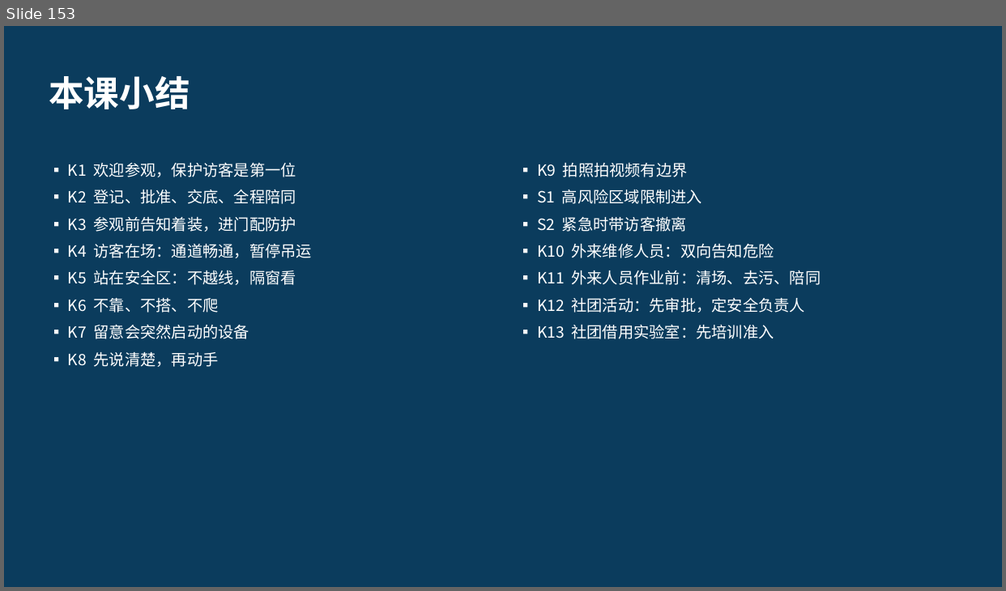
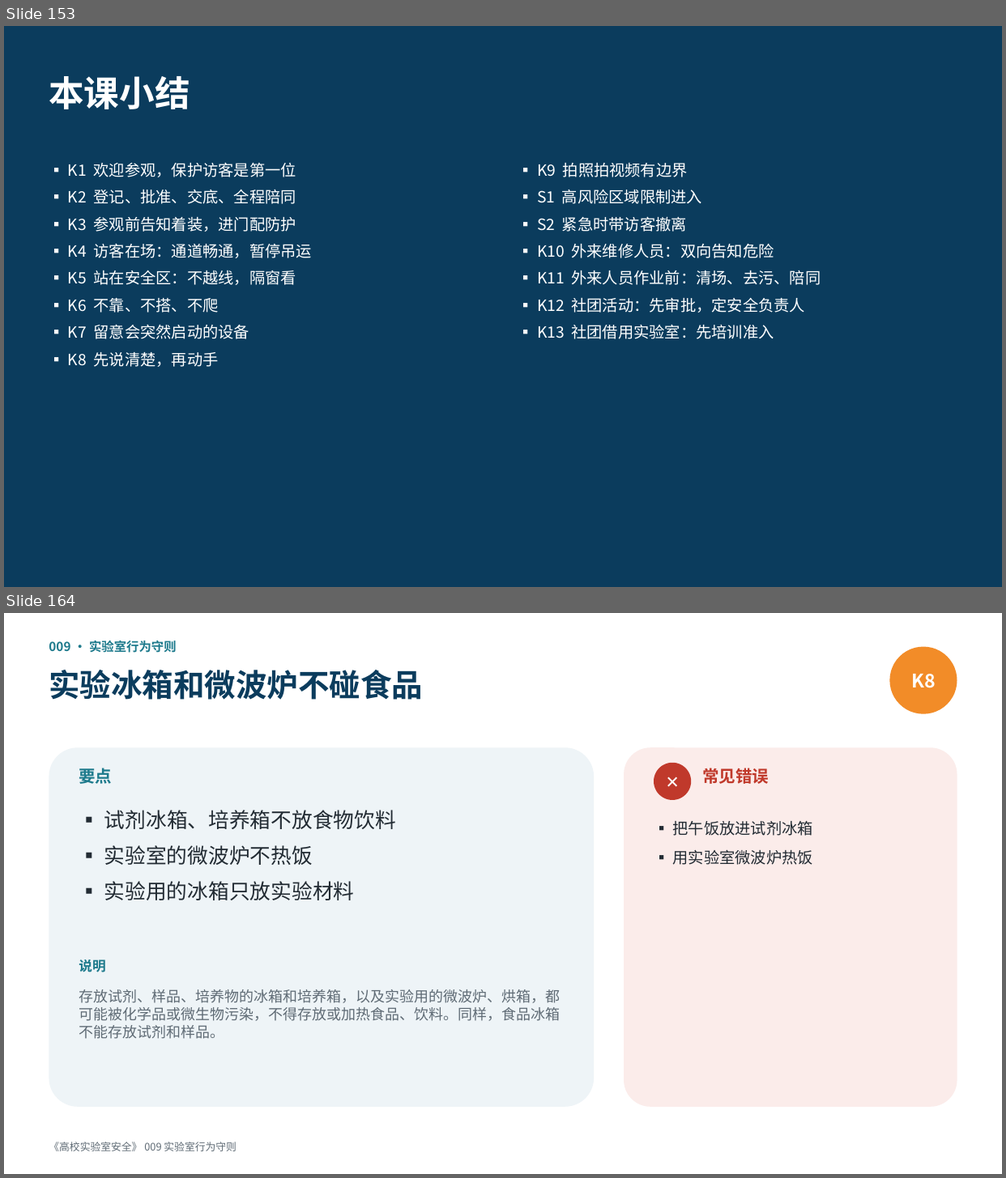
Before and after one commit to hanrongwx-max/videoyoutubo, a slide deck: course/高校实验室安全/课件/第1章_法规、管理与安全文化.pptx. Shown one above the other, each under a label of ours: slide 153 before the commit, slides 153 and 164 after it; the slides between them are not shown. The pictures are 1006x591 and 1006x1178 pixels, drawn with LibreOffice and Linux fonts; fonts in the diff are those of the drawing. Boxes give left, top, right and bottom in pixels: in the first picture for what was removed or moved away, otherwise in the second. Text is boxed around its words. In the diff, an @@ line names an element or a change of style, - is before the commit and + after.

```diff
--- a/course/高校实验室安全/课件/第1章_法规、管理与安全文化.pptx
+++ b/course/高校实验室安全/课件/第1章_法规、管理与安全文化.pptx
@@ slide 164 added at box(4, 613, 1002, 1174), background #FFFFFF @@
@@ text added at box(49, 641, 177, 653), 12 pt, text #1D7A8C, bold @@
+009 · 实验室行为守则
@@ ellipse added at box(889, 647, 957, 714), fill #F28C28, 18 pt, text #FFFFFF, bold @@
+K8
@@ text added at box(49, 670, 423, 700), 30 pt, text #0B3C5D, bold @@
+实验冰箱和微波炉不碰食品
@@ rounded rectangle added at box(49, 747, 594, 1107), fill #EEF4F7 @@
@@ rounded rectangle added at box(624, 747, 957, 1107), fill #FBECEA @@
@@ text added at box(79, 768, 112, 784), 16 pt, text #1D7A8C, bold @@
+要点
@@ ellipse added at box(654, 763, 691, 800), fill #C0392B, 16 pt, text #FFFFFF, bold @@
+✕
@@ text added at box(702, 768, 769, 784), 16 pt, text #C0392B, bold @@
+常见错误
@@ text added at box(104, 810, 396, 901), 20 pt, text #222B33 @@
+▪ 试剂冰箱、培养箱不放食物饮料
+▪ 实验室的微波炉不热饭
+▪ 实验用的冰箱只放实验材料
@@ text added at box(673, 821, 813, 865), 15 pt, text #222B33 @@
+▪ 把午饭放进试剂冰箱
+▪ 用实验室微波炉热饭
@@ text added at box(79, 960, 105, 973), 13 pt, text #1D7A8C, bold @@
+说明
@@ text added at box(79, 990, 560, 1039), 14 pt, text #5F6B75 @@
+存放试剂、样品、培养物的冰箱和培养箱，以及实验用的微波炉、烘箱，都可能被化学品或微生物污染，不得存放或加热食品、饮料。同样，食品冰箱不能存放试剂和样品。
@@ text added at box(49, 1142, 236, 1152), 10 pt, text #5F6B75 @@
+《高校实验室安全》 009 实验室行为守则
```
Also in this commit, not shown: 22 other slides added, 2 other files.
